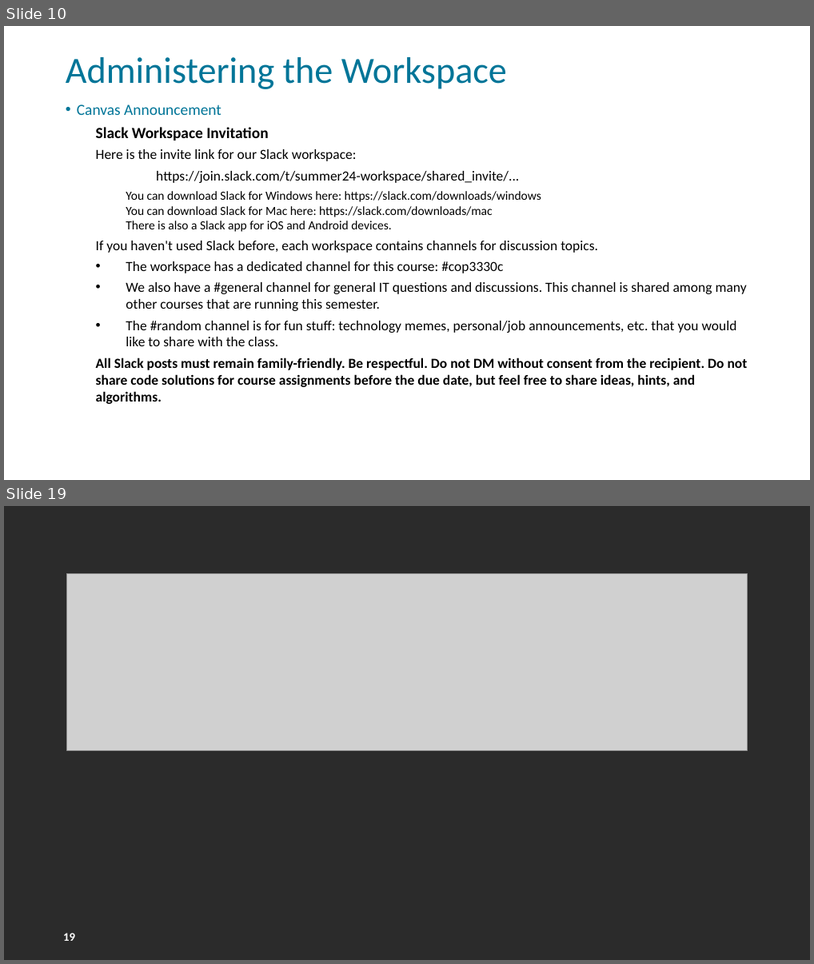
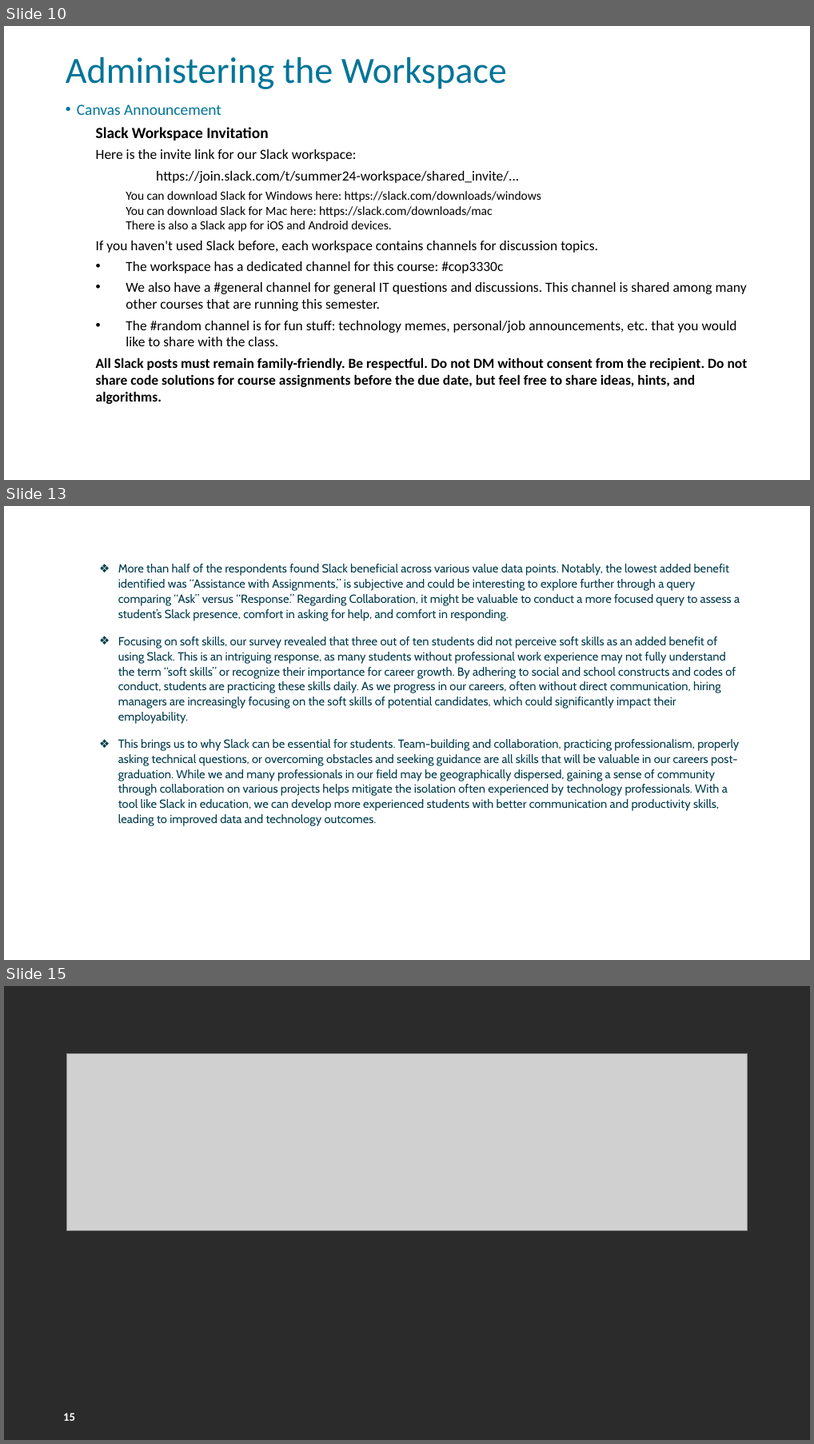
Before and after one commit to FSCJ-FacultyDev/HITEC2024, a slide deck: LeveragingSlackForStudentCollaboration.pptx. Shown one above the other, each under a label of ours: slides 10 and 19 before the commit, slides 10, 13 and 15 after it; the slides between them are not shown. The pictures are 814x964 and 814x1444 pixels, drawn with LibreOffice and Linux fonts; fonts in the diff are those of the drawing; grey boxes stand for pictures; background and template pictures are left out; a plain dark background stands for a picture behind light text. Boxes give left, top, right and bottom in pixels: in the first picture for what was removed or moved away, otherwise in the second. Text is boxed around its words. In the diff, an @@ line names an element or a change of style, - is before the commit and + after.

```diff
--- a/LeveragingSlackForStudentCollaboration.pptx
+++ b/LeveragingSlackForStudentCollaboration.pptx
@@ slide 13 added at bbox=[4, 506, 810, 960], background picture (left out); not listed: 1 template element that a slide beside it also shows @@
@@ text added at bbox=[118, 564, 740, 826], 14 pt, text #003A4C @@
+❖ More than half of the respondents found Slack beneficial across various value data points. Notably, the lowest added benefit identified was “Assistance with Assignments,” is subjective and could be interesting to explore further through a query comparing “Ask” versus “Response.” Regarding Collaboration, it might be valuable to conduct a more focused query to assess a student’s Slack presence, comfort in asking for help, and comfort in responding.
+❖ Focusing on soft skills, our survey revealed that three out of ten students did not perceive soft skills as an added benefit of using Slack. This is an intriguing response, as many students without professional work experience may not fully understand the term “soft skills” or recognize their importance for career growth. By adhering to social and school constructs and codes of conduct, students are practicing these skills daily. As we progress in our careers, often without direct communication, hiring managers are increasingly focusing on the soft skills of potential candidates, which could significantly impact their employability.
+❖ This brings us to why Slack can be essential for students. Team-building and collaboration, practicing professionalism, properly asking technical questions, or overcoming obstacles and seeking guidance are all skills that will be valuable in our careers post-graduation. While we and many professionals in our field may be geographically dispersed, gaining a sense of community through collaboration on various projects helps mitigate the isolation often experienced by technology professionals. With a tool like Slack in education, we can develop more experienced students with better communication and productivity skills, leading to improved data and technology outcomes.
@@ what was slide 19 is now slide 15 @@
@@ page number at bbox=[63, 1412, 75, 1420]: text changed @@
-19
+15
```
Also in this commit, not shown: 1 slide changed, 2 other slides added, 7 slides removed.
